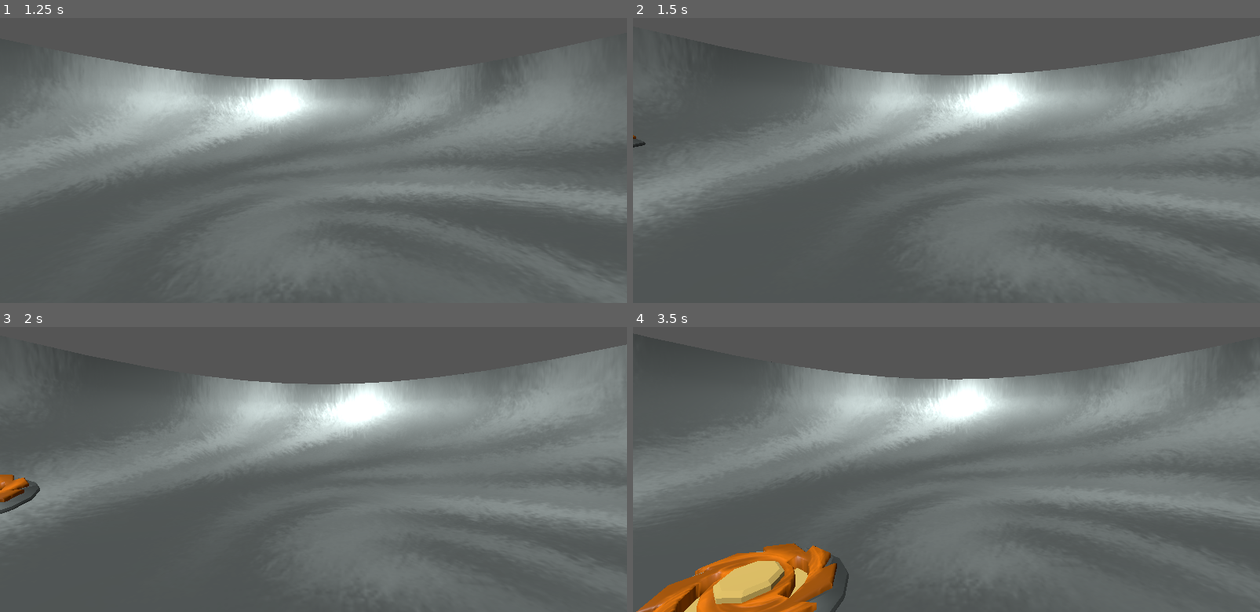
Above: before the commit, frames 1-4 (two rows, left to right).
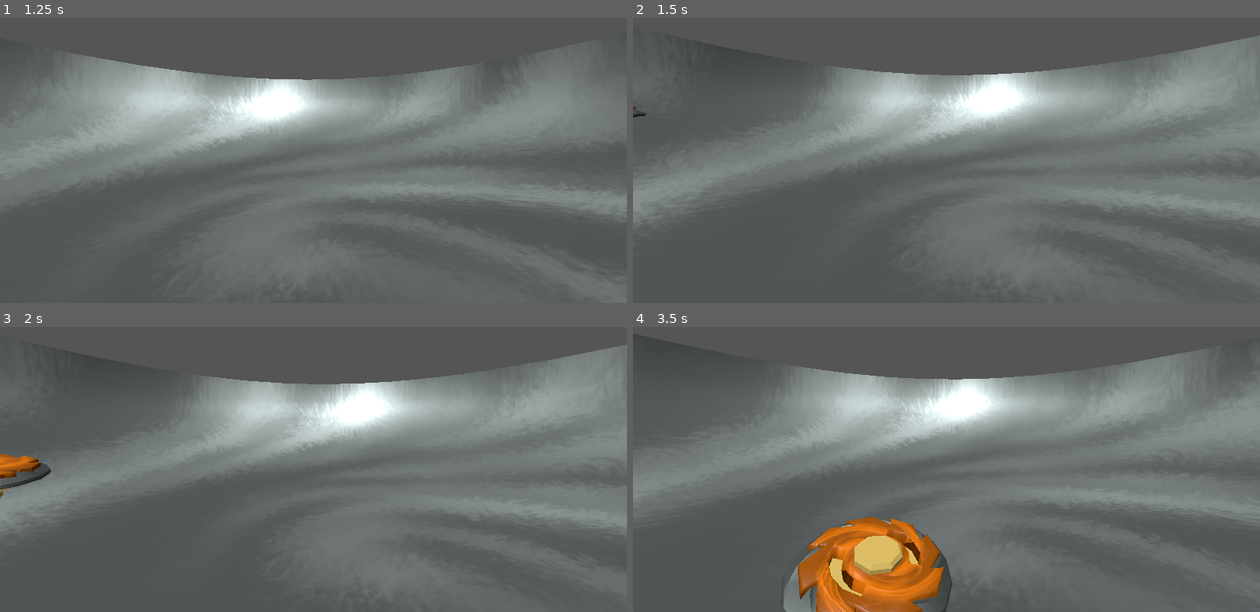
Above: after the commit, the same moments.

Repository: StudentLoanCyclone/StudentLoanCyclone
Game: Godot game, scene res://main.tscn
Same seed, same stepped clock (60 frames per second), same inputs: the game is played once before the commit and once after it.
Inputs (mouse positions are in pixels of both pictures, inside the frame that each line leads up to):
- Up to frame 1 (1.25 s): tap Enter at 0.5 s; move the mouse to (344, 126) at 0.52 s; press the mouse at (344, 126) at 0.53 s
- Up to frame 2 (1.5 s): tap Space at 1.25 s; move the mouse to (915, 129) at 1.27 s; release the mouse at (915, 129) at 1.28 s; click (915, 129) at 1.35 s
- Up to frame 3 (2 s): no input
- Up to frame 4 (3.5 s): move the mouse to (959, 429) at 2.02 s; hold Right mouse button (defend) 2.03-2.78 s; click (959, 429) at 2.3 s; move the mouse to (940, 441) at 2.77 s; click (940, 441) at 2.85 s

Frame 1 is identical in both runs. In frame 2, less than 0.1% of the frame differs, in the area x 0-3%, y 30-46%; in frame 3, 1.1%; in frame 4, 11%, in the area x 0-51%, y 66-100%.

Commit message:
attacking now does damage

Diff:
--- a/student-loan-cyclone/cyclone.gd
+++ b/student-loan-cyclone/cyclone.gd
@@ -6,6 +6,7 @@
 
 
 var current_spin: float = 0
+var is_active : bool = false
 
 var target : Node3D
 
@@ -34,6 +35,10 @@
 
 	linear_velocity.y = clampf(linear_velocity.y,-200, 30)
 
+
+	if current_spin <= 0:
+		queue_free()
+
 func _input(event):
 	if self.is_in_group("player"):
 		if event.is_action_pressed("attack"):
@@ -44,20 +49,38 @@
 func launch():
 	current_spin = initial_spin
 	angular_velocity.y = initial_spin
+	is_active = true
 
 	angular_velocity.x = randf_range(0,10)
 	angular_velocity.z = randf_range(0,10)
 
-
 func attack():
 	var chasedir = (target.global_position - global_position).normalized()
-	current_spin += 10
+	current_spin += 0.0
 
 	linear_velocity = chasedir * 10
 
 func defend():
 	pass
 
+func _on_area_3d_body_entered(body): #for detection
+	target = body
 
-func _on_area_3d_body_entered(body):
-	target = body
+
+func _on_area_3d_2_body_entered(body): #for bumpin
+	if body is RigidBody3D:
+		var impact_vector = (body.global_position - global_position).normalized()
+		impact_vector.y = 0
+
+		var combined_spin = abs(self.current_spin) + abs(body.current_spin)
+		var recoil_force = combined_spin * 2.5
+
+		body.recieve_impact(impact_vector * recoil_force, current_spin)
+		current_spin -= combined_spin * 0.05
+
+
+
+func recieve_impact(force: Vector3, opposing_spin: float):
+	apply_central_impulse(force)
+
+	current_spin -= abs(opposing_spin) * 0.02
--- a/student-loan-cyclone/cyclone_model.tscn
+++ b/student-loan-cyclone/cyclone_model.tscn
@@ -155,6 +155,8 @@
 
 [sub_resource type="SphereShape3D" id="SphereShape3D_wmcot"]
 
+[sub_resource type="CylinderShape3D" id="CylinderShape3D_wmcot"]
+
 [node name="CycloneModelFire" type="Node3D" groups=["spinner"]]
 
 [node name="RigidBody3D" type="RigidBody3D" parent="." groups=["spinner"]]
@@ -201,4 +203,11 @@
 transform = Transform3D(50, 0, 0, 0, 50, 0, 0, 0, 50, 0, 0, 0)
 shape = SubResource("SphereShape3D_wmcot")
 
+[node name="Area3D2" type="Area3D" parent="."]
+transform = Transform3D(4, 0, 0, 0, 1, 0, 0, 0, 4, 0, 0, 0)
+
+[node name="CollisionShape3D" type="CollisionShape3D" parent="Area3D2"]
+shape = SubResource("CylinderShape3D_wmcot")
+
 [connection signal="body_entered" from="RigidBody3D/Area3D" to="RigidBody3D" method="_on_area_3d_body_entered"]
+[connection signal="body_entered" from="Area3D2" to="RigidBody3D" method="_on_area_3d_2_body_entered"]
--- a/student-loan-cyclone/cyclone_model_swirl.tscn
+++ b/student-loan-cyclone/cyclone_model_swirl.tscn
@@ -144,6 +144,8 @@
 
 [sub_resource type="SphereShape3D" id="SphereShape3D_wmcot"]
 
+[sub_resource type="CylinderShape3D" id="CylinderShape3D_elyes"]
+
 [node name="CycloneModelSwirl" type="Node3D" groups=["player", "spinner"]]
 
 [node name="RigidBody3D" type="RigidBody3D" parent="." groups=["player", "spinner"]]
@@ -190,4 +192,11 @@
 transform = Transform3D(50, 0, 0, 0, 50, 0, 0, 0, 50, 0, 0, 0)
 shape = SubResource("SphereShape3D_wmcot")
 
+[node name="Area3D2" type="Area3D" parent="RigidBody3D"]
+transform = Transform3D(4, 0, 0, 0, 1, 0, 0, 0, 4, 0, 0, 0)
+
+[node name="CollisionShape3D" type="CollisionShape3D" parent="RigidBody3D/Area3D2"]
+shape = SubResource("CylinderShape3D_elyes")
+
 [connection signal="body_entered" from="RigidBody3D/Area3D" to="RigidBody3D" method="_on_area_3d_body_entered"]
+[connection signal="body_entered" from="RigidBody3D/Area3D2" to="RigidBody3D" method="_on_area_3d_2_body_entered"]
Not shown: 1 places in student-loan-cyclone/cyclone_model.tscn that only renumber resources
Not shown: 1 places in student-loan-cyclone/cyclone_model_swirl.tscn that only renumber resources
